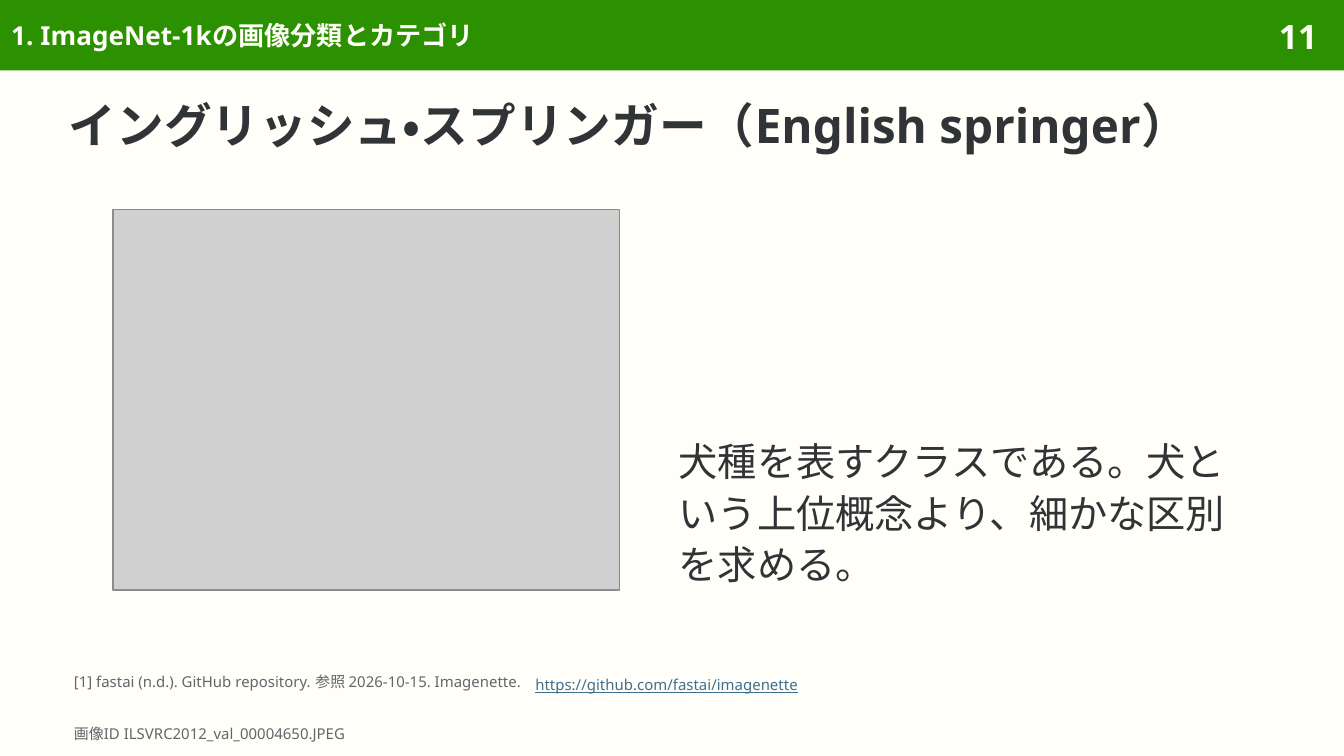
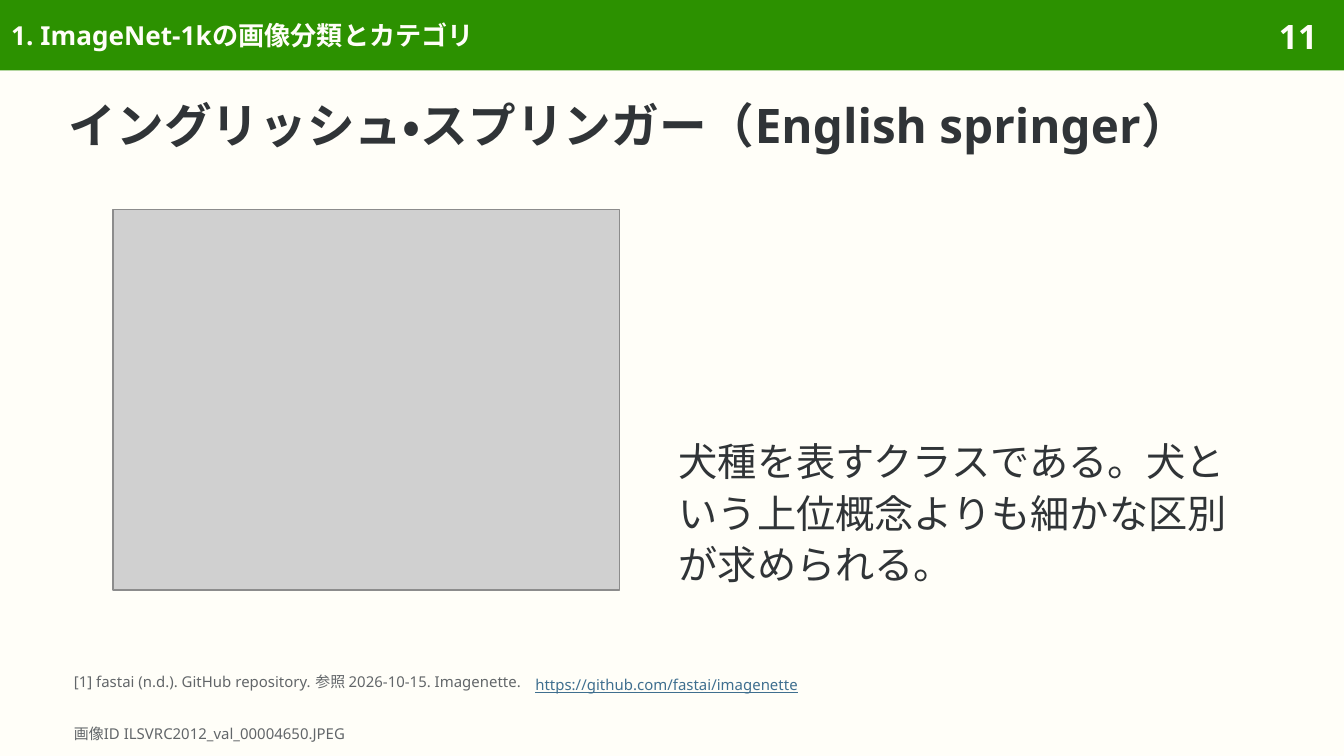
Before and after one commit to sasakiy84/datasets-in-10-minutes, a slide deck: slide 11 of slides/datasets-in-10-minutes-imagenet.pptx. Drawn at 1344x756 pixels with LibreOffice and Linux fonts; fonts in the diff are those of the drawing; grey boxes stand for pictures. Boxes give left, top, right and bottom in pixels: in the first picture for what was removed or moved away, otherwise in the second. Text is boxed around its words. In the diff, an @@ line names an element or a change of style, - is before the commit and + after.

Commit message:
Proofread imagenet with Japanese proofreading skill

```diff
--- a/slides/datasets-in-10-minutes-imagenet.pptx
+++ b/slides/datasets-in-10-minutes-imagenet.pptx
@@ text at (679,443,1227,583): text changed @@
-犬種を表すクラスである。犬という上位概念より、細かな区別を求める。
+犬種を表すクラスである。犬という上位概念よりも細かな区別が求められる。
```
Also in this commit, not shown: 17 other slides changed, 7 other files.
